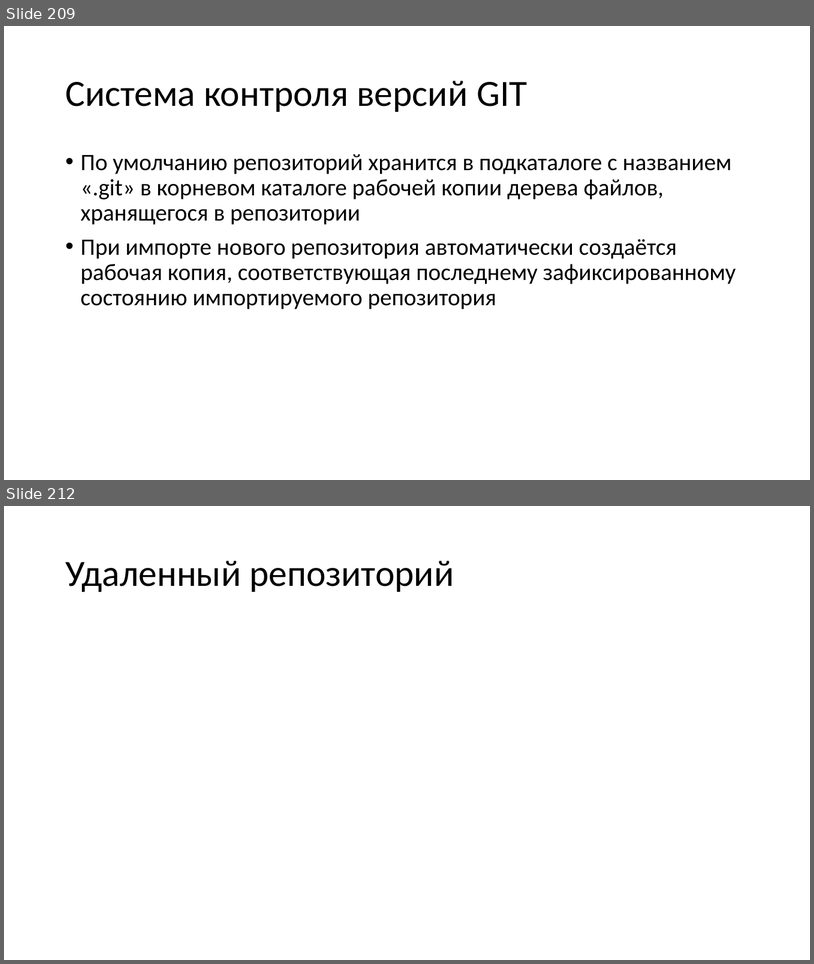
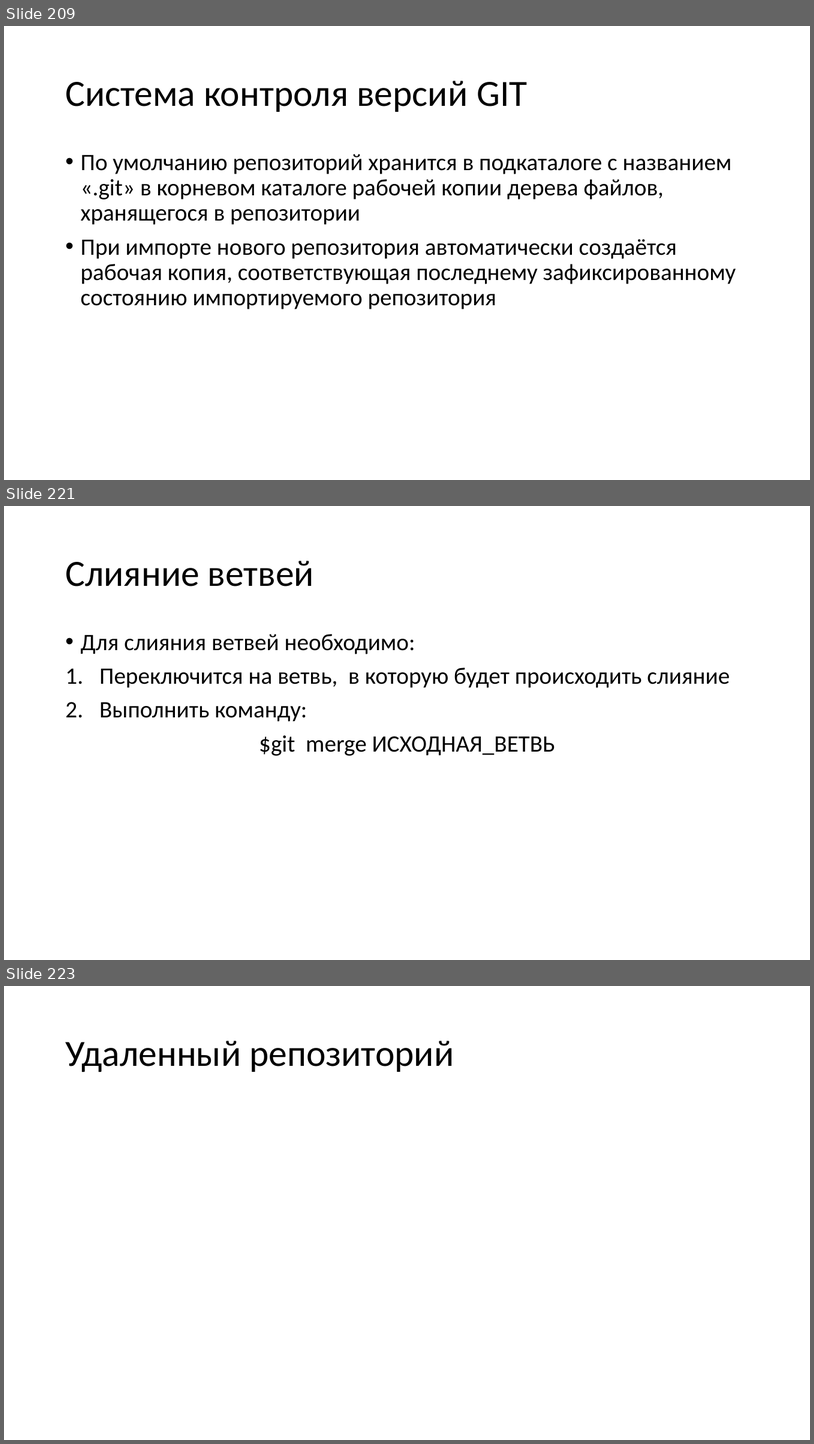
Before and after one commit to paveltsytovich/telegram-course, a slide deck: Presentation/Разработка ботов для телеграмм на Python.pptx. Shown one above the other, each under a label of ours: slides 209 and 212 before the commit, slides 209, 221 and 223 after it; the slides between them are not shown. The pictures are 814x964 and 814x1444 pixels, drawn with LibreOffice and Linux fonts; fonts in the diff are those of the drawing. Boxes give left, top, right and bottom in pixels: in the first picture for what was removed or moved away, otherwise in the second. Text is boxed around its words. In the diff, an @@ line names an element or a change of style, - is before the commit and + after.

```diff
--- a/Presentation/Разработка ботов для телеграмм на Python.pptx
+++ b/Presentation/Разработка ботов для телеграмм на Python.pptx
@@ slide 221 added at <box>4,506,810,960</box>, background #FFFFFF @@
@@ title added at <box>65,561,314,586</box>, 44 pt, text #000000 @@
+Слияние ветвей
@@ text added at <box>81,634,730,756</box>, 28 pt, text #000000 @@
+• Для слияния ветвей необходимо:
+1. Переключится на ветвь, в которую будет происходить слияние
+2. Выполнить команду:
+$git merge ИСХОДНАЯ_ВЕТВЬ
@@ what was slide 212 is now slide 223 @@
```
Also in this commit, not shown: 2 slides changed, 10 other slides added.
